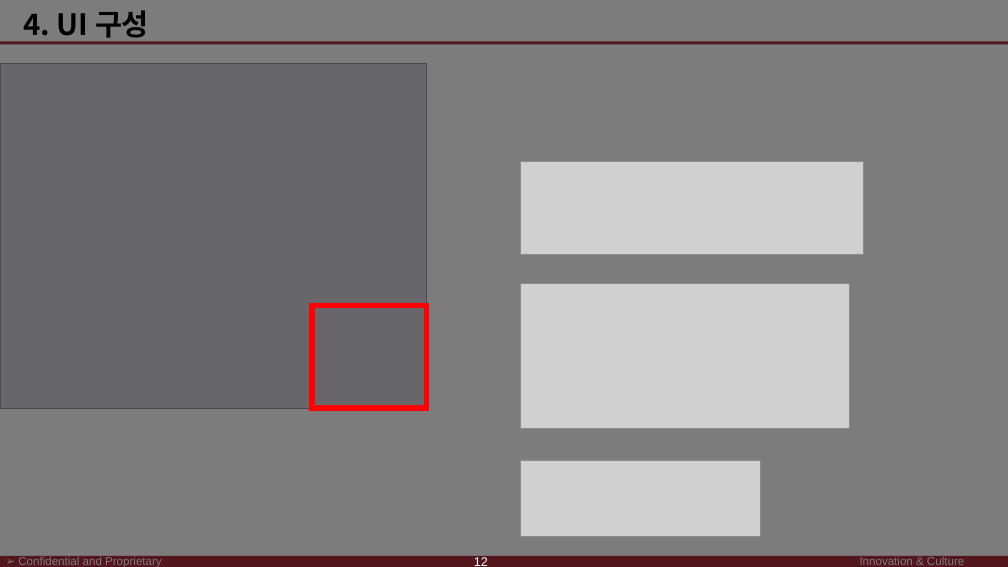
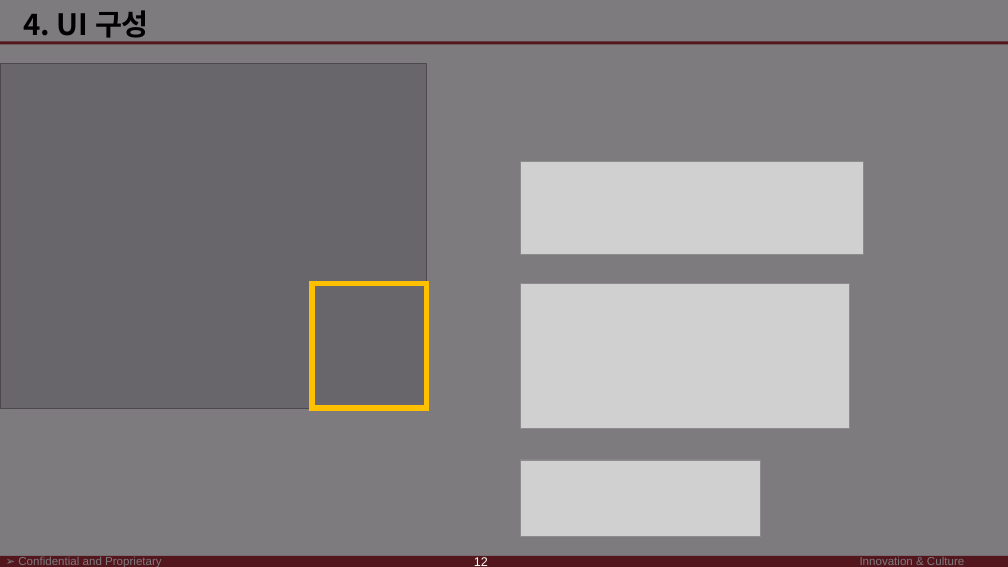
Before and after one commit to SaintSeong/JusungProject, a slide deck: slide 20 of A조 발표/A조 발표(수정용).pptx. Drawn at 1008x567 pixels with LibreOffice and Linux fonts; fonts in the diff are those of the drawing; grey boxes stand for pictures; background and template pictures are left out. Boxes give left, top, right and bottom in pixels: in the first picture for what was removed or moved away, otherwise in the second. Text is boxed around its words. In the diff, an @@ line names an element or a change of style, - is before the commit and + after.

```diff
--- a/A조 발표/A조 발표(수정용).pptx
+++ b/A조 발표/A조 발표(수정용).pptx
@@ rectangle: place and size @@
-rectangle at <box>312,306,427,408</box>
+rectangle at <box>312,284,427,408</box>
@@ rectangle at <box>312,284,427,408</box>: outline #FF0000 5 pt to #FFC000 5 pt @@
```
Also in this commit, not shown: 5 other slides changed.
